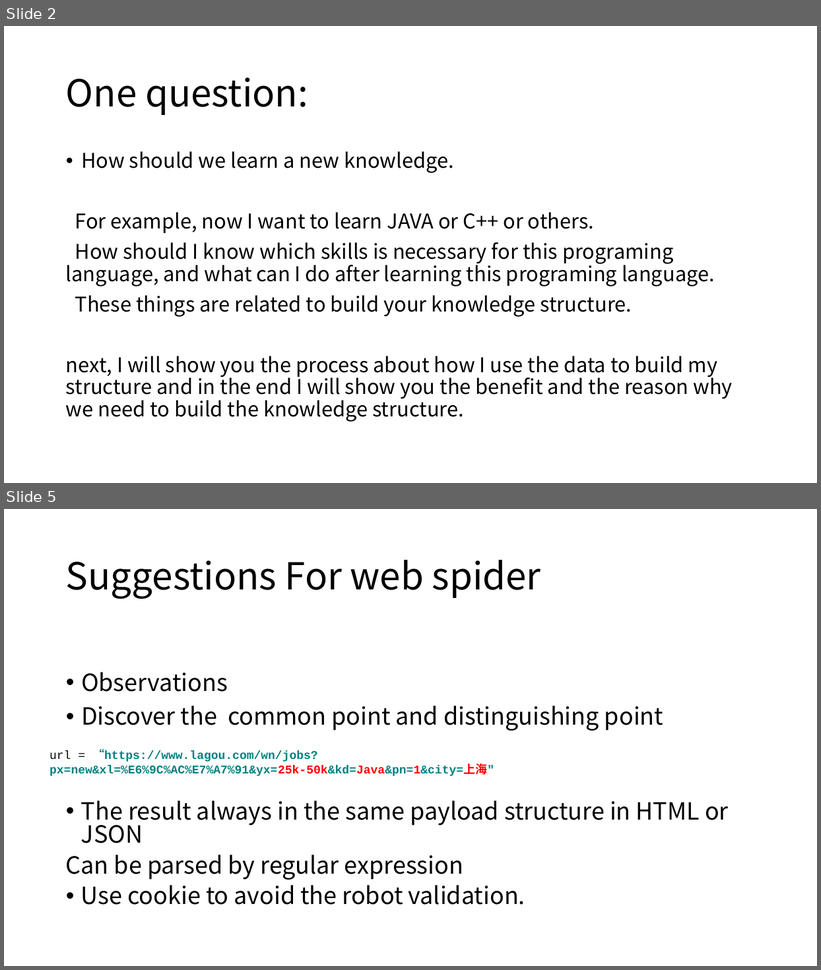
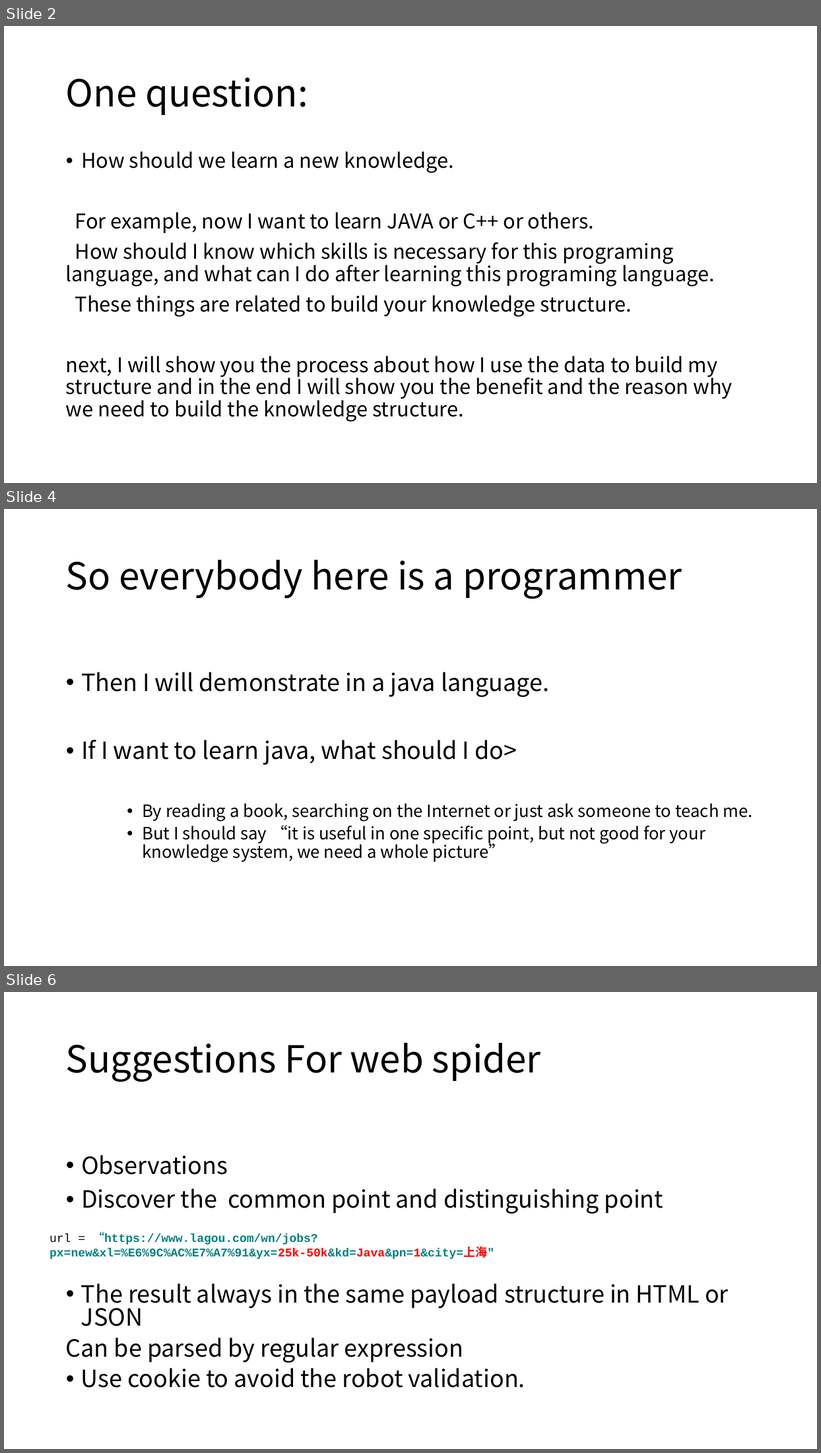
Before and after one commit to zicheng-pan/python-requestforlagou, a slide deck: New Microsoft PowerPoint 演示文稿.pptx. Shown one above the other, each under a label of ours: slides 2 and 5 before the commit, slides 2, 4 and 6 after it; the slides between them are not shown. The pictures are 821x970 and 821x1453 pixels, drawn with LibreOffice and Linux fonts; fonts in the diff are those of the drawing. Boxes give left, top, right and bottom in pixels: in the first picture for what was removed or moved away, otherwise in the second. Text is boxed around its words. In the diff, an @@ line names an element or a change of style, - is before the commit and + after.

```diff
--- a/New Microsoft PowerPoint 演示文稿.pptx
+++ b/New Microsoft PowerPoint 演示文稿.pptx
@@ slide 4 added at box(4, 509, 817, 966), background #FFFFFF @@
@@ title added at box(66, 560, 682, 599), 44 pt, text #000000 @@
+So everybody here is a programmer
@@ text added at box(81, 672, 752, 863), 20 pt, text #000000 @@
+• Then I will demonstrate in a java language.
+• If I want to learn java, what should I do>
+    • By reading a book, searching on the Internet or just ask someone to teach me.
+    • But I should say “it is useful in one specific point, but not good for your knowledge system, we need a whole picture”
@@ what was slide 5 is now slide 6 @@
```
Also in this commit, not shown: 6 slides changed, 1 other slide added.
